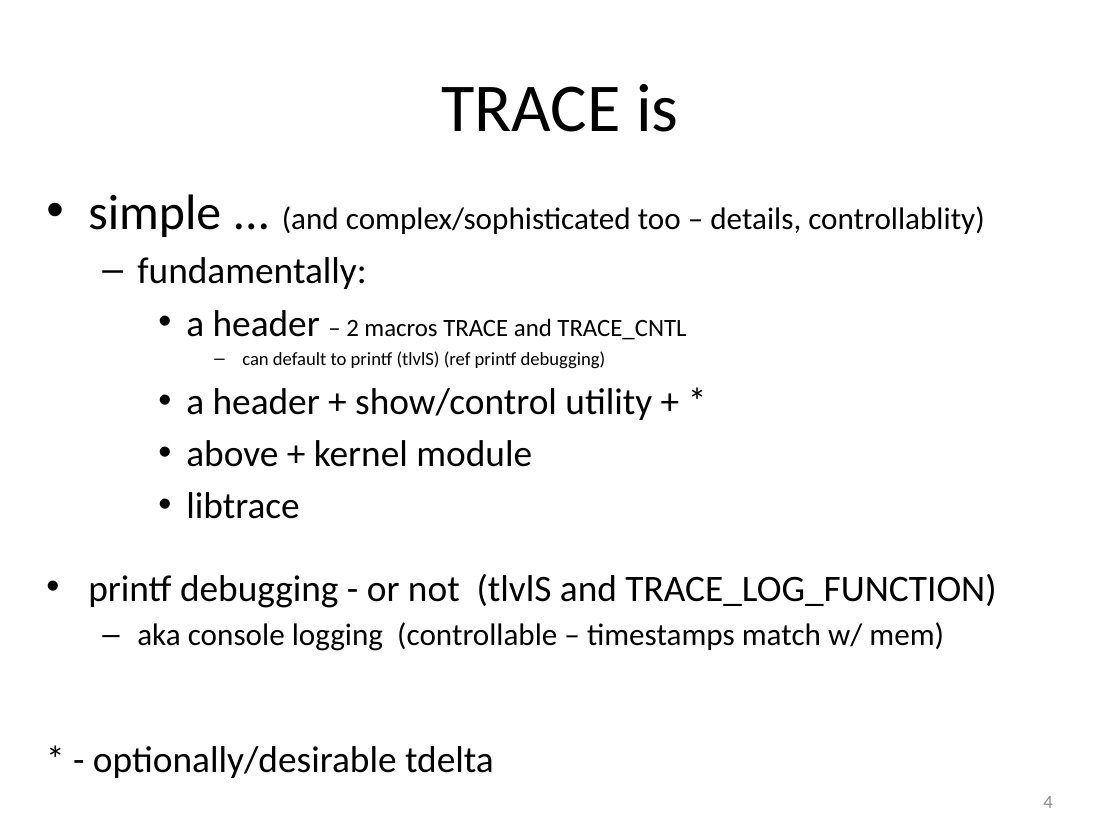
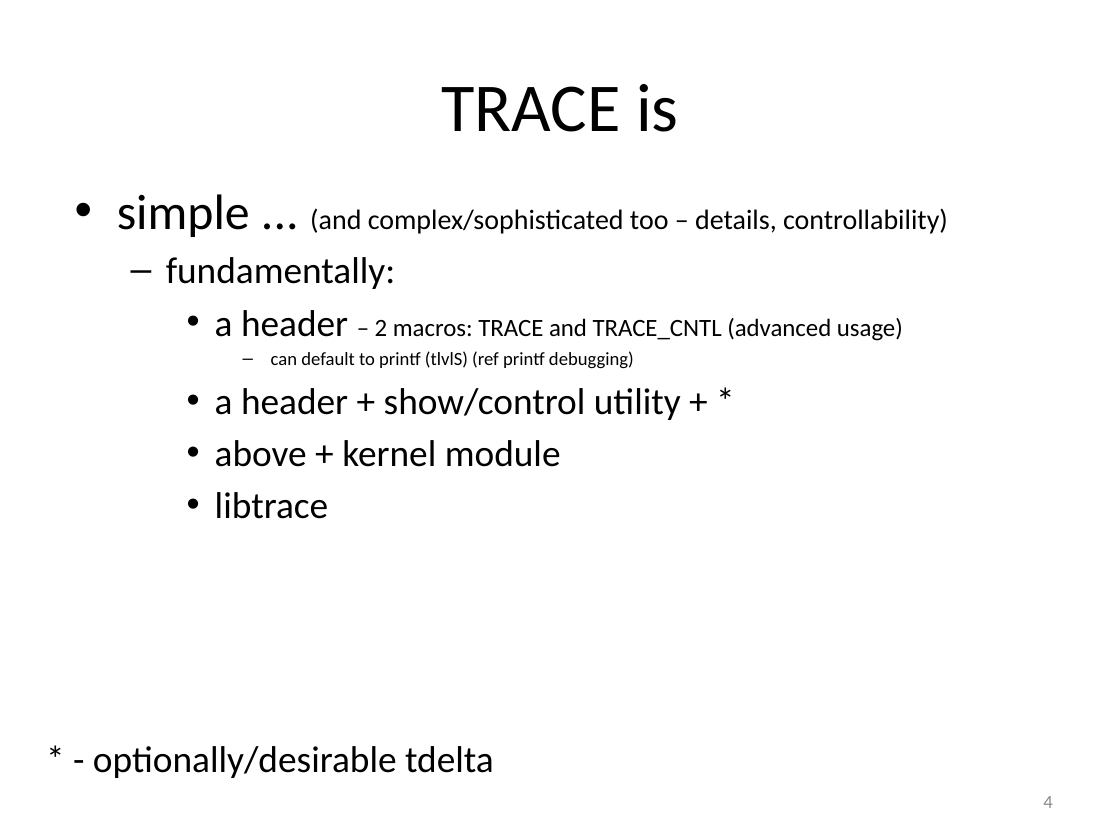
Before and after one commit to art-daq/trace, a slide deck: slide 4 of trace/doc/trace.pptx. Drawn at 1120x840 pixels with LibreOffice and Linux fonts; fonts in the diff are those of the drawing. Boxes give left, top, right and bottom in pixels: in the first picture for what was removed or moved away, otherwise in the second. Text is boxed around its words. In the diff, an @@ line names an element or a change of style, - is before the commit and + after.

```diff
--- a/trace/doc/trace.pptx
+++ b/trace/doc/trace.pptx
@@ text "simple ... (and complex/sophisticated too ..." moved from (x1=88, y1=194, x2=996, y2=651) to (x1=117, y1=194, x2=948, y2=519) @@
@@ text at (x1=117, y1=194, x2=948, y2=237): text changed; size 20 to 18 pt @@
-• simple ... (and complex/sophisticated too – details, controllablity)
+• simple ... (and complex/sophisticated too – details, controllability)
@@ text at (x1=215, y1=310, x2=903, y2=341): text changed @@
-    • a header – 2 macros TRACE and TRACE_CNTL
+    • a header – 2 macros: TRACE and TRACE_CNTL (advanced usage)
@@ text at (x1=88, y1=574, x2=996, y2=651): paragraphs removed @@
-• printf debugging - or not (tlvlS and TRACE_LOG_FUNCTION)
-  – aka console logging (controllable – timestamps match w/ mem)
```
Also in this commit, not shown: 7 other slides changed.
